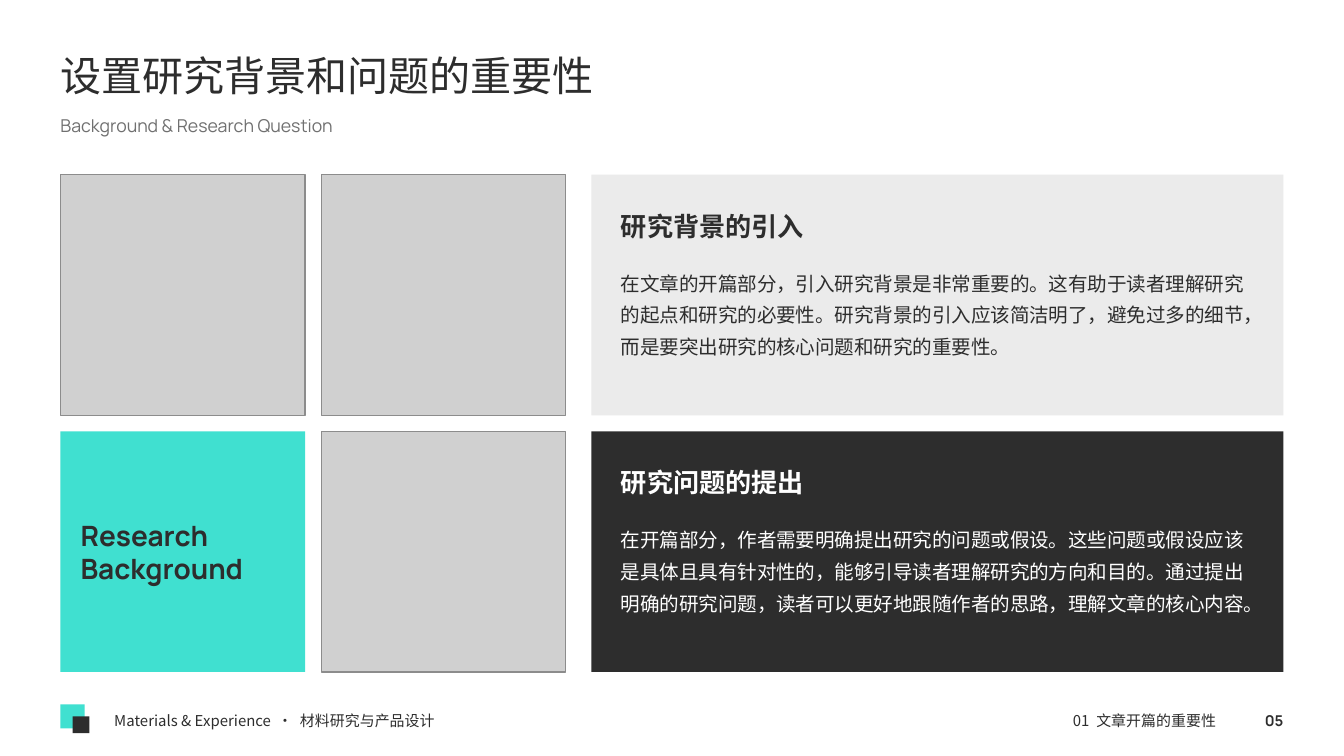
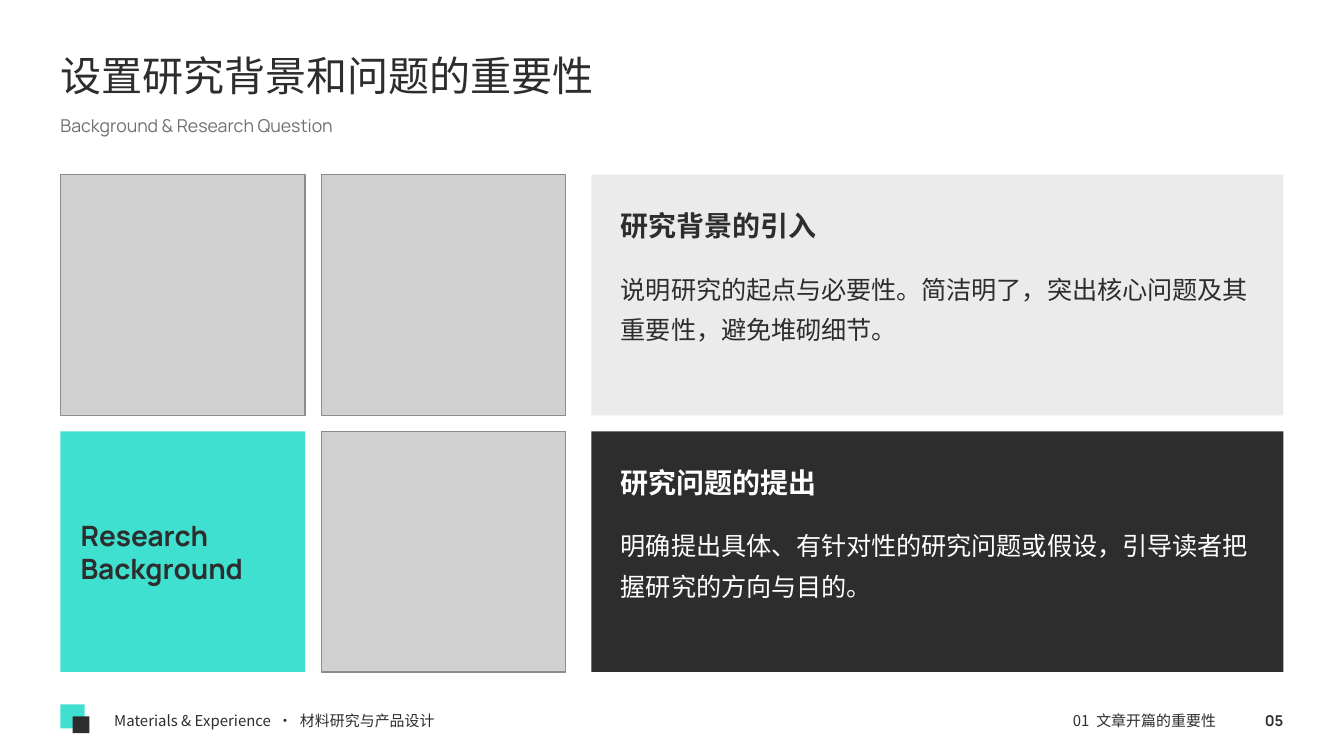
Before and after one commit to memoryzm214/Ericzm214, a slide deck: slide 5 of courses/第3课_学术论文研究背景撰写技巧.pptx. Drawn at 1344x756 pixels with LibreOffice and Linux fonts; fonts in the diff are those of the drawing; grey boxes stand for pictures. Boxes give left, top, right and bottom in pixels: in the first picture for what was removed or moved away, otherwise in the second. Text is boxed around its words. In the diff, an @@ line names an element or a change of style, - is before the commit and + after.

```diff
--- a/courses/第3课_学术论文研究背景撰写技巧.pptx
+++ b/courses/第3课_学术论文研究背景撰写技巧.pptx
@@ text "研究背景的引入" at <box>621,212,817,239</box>: size 14 to 15 pt @@
@@ text at <box>621,277,1248,342</box>: text changed; size 10.5 to 13.5 pt @@
-在文章的开篇部分，引入研究背景是非常重要的。这有助于读者理解研究的起点和研究的必要性。研究背景的引入应该简洁明了，避免过多的细节，而是要突出研究的核心问题和研究的重要性。
+说明研究的起点与必要性。简洁明了，突出核心问题及其重要性，避免堆砌细节。
@@ text "研究问题的提出" at <box>621,469,817,496</box>: size 14 to 15 pt @@
@@ text at <box>621,534,1248,598</box>: text changed; size 10.5 to 13.5 pt @@
-在开篇部分，作者需要明确提出研究的问题或假设。这些问题或假设应该是具体且具有针对性的，能够引导读者理解研究的方向和目的。通过提出明确的研究问题，读者可以更好地跟随作者的思路，理解文章的核心内容。
+明确提出具体、有针对性的研究问题或假设，引导读者把握研究的方向与目的。
```
Also in this commit, not shown: 20 other slides changed.
